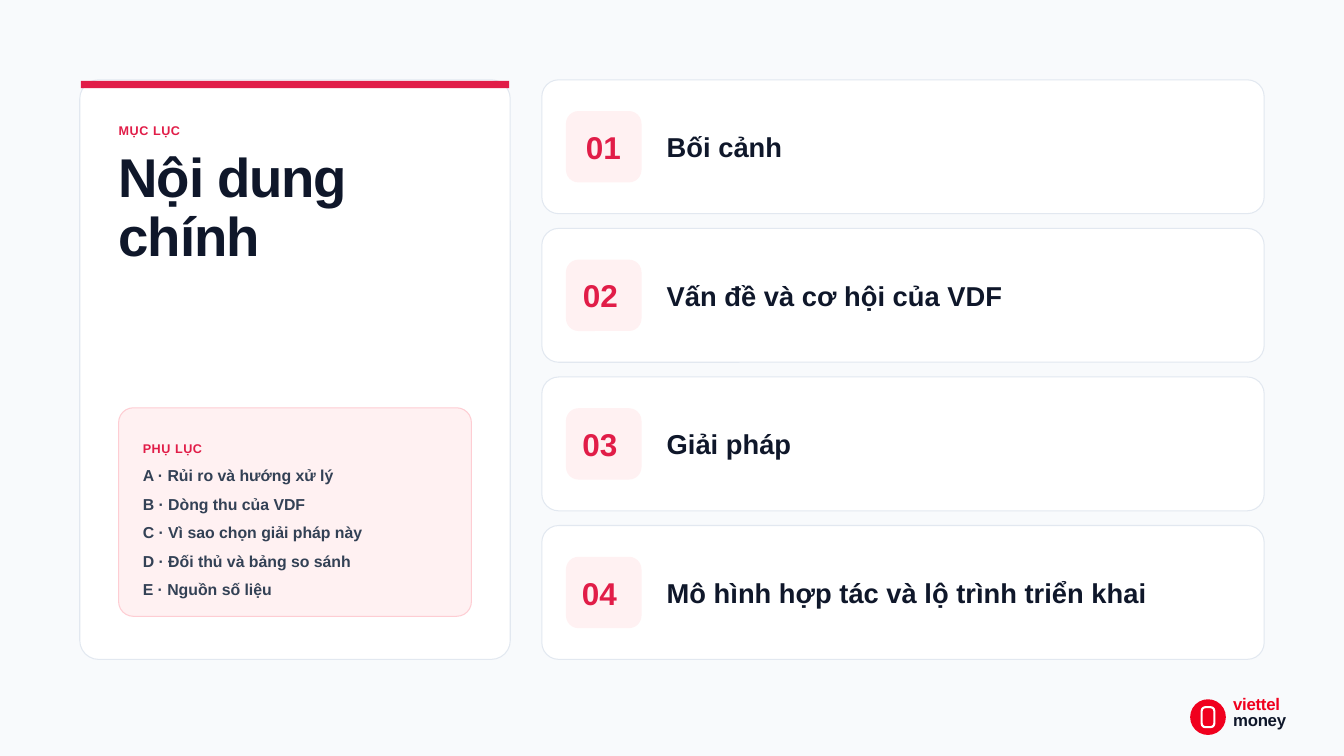
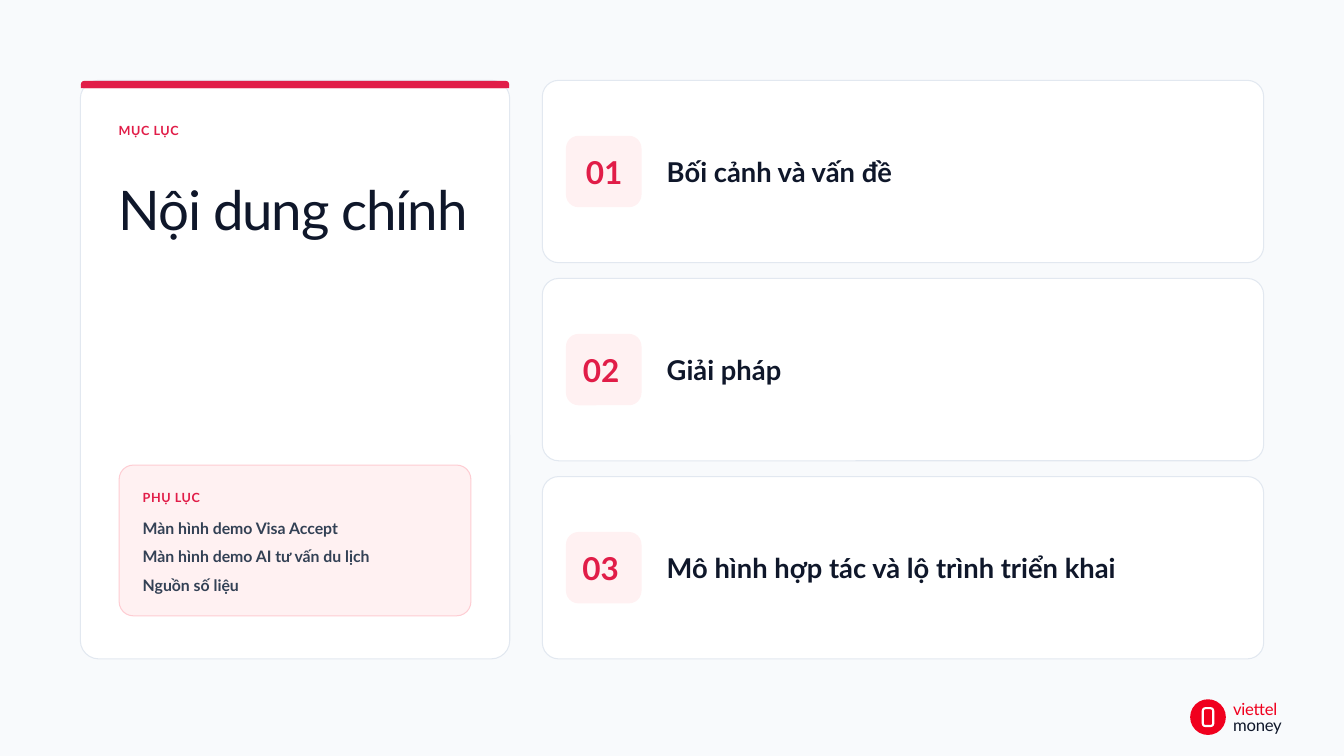
Before and after one commit to hnhuy2403/merchant_new, a slide deck: slide 2 of _bmad-output/planning-artifacts/to-trinh-merchant-the-he-moi-slides.pptx. Drawn at 1344x756 pixels with LibreOffice and Linux fonts; fonts in the diff are those of the drawing. Boxes give left, top, right and bottom in pixels: in the first picture for what was removed or moved away, otherwise in the second. Text is boxed around its words. In the diff, an @@ line names an element or a change of style, - is before the commit and + after.

```diff
--- a/_bmad-output/planning-artifacts/to-trinh-merchant-the-he-moi-slides.pptx
+++ b/_bmad-output/planning-artifacts/to-trinh-merchant-the-he-moi-slides.pptx
@@ rounded rectangle resized from (x1=542, y1=80, x2=1265, y2=214) to (x1=542, y1=81, x2=1264, y2=263) @@
@@ text "Nội dung chính" at (x1=119, y1=189, x2=467, y2=240): font Arial to Lato, bold off; vertical alignment top to middle @@
@@ text "MỤC LỤC" at (x1=119, y1=125, x2=179, y2=138): font Arial to Lato; line spacing 10.8pt to 1; vertical alignment top to middle @@
@@ rounded rectangle moved from (x1=566, y1=111, x2=641, y2=182) to (x1=566, y1=136, x2=641, y2=208) @@
@@ text "01" moved from (x1=586, y1=137, x2=621, y2=160) to (x1=586, y1=161, x2=623, y2=185) @@
@@ text "Bối cảnh và vấn đề" at (x1=667, y1=160, x2=892, y2=183): vertical alignment top to middle @@
@@ text at (x1=667, y1=160, x2=892, y2=183): text changed; font Arial to Lato @@
-Bối cảnh
+Bối cảnh và vấn đề
@@ proportions changed in 6 elements at (x1=81, y1=81, x2=510, y2=659), (x1=1203, y1=709, x2=1213, y2=727), (x1=542, y1=477, x2=1264, y2=659), (x1=542, y1=81, x2=1264, y2=263), (x1=119, y1=465, x2=471, y2=616), (x1=542, y1=278, x2=1264, y2=461) @@
@@ rounded rectangle resized from (x1=542, y1=229, x2=1265, y2=363) to (x1=542, y1=278, x2=1264, y2=461) @@
@@ text removed at (x1=667, y1=285, x2=1002, y2=311) @@
-Vấn đề và cơ hội của VDF
@@ rounded rectangle moved from (x1=566, y1=260, x2=641, y2=332) to (x1=566, y1=334, x2=641, y2=405) @@
@@ text "02" moved from (x1=583, y1=285, x2=618, y2=308) to (x1=583, y1=359, x2=620, y2=383) @@
@@ text "Giải pháp" at (x1=667, y1=359, x2=781, y2=385): font Arial to Lato; line spacing 23.4pt to 1; vertical alignment top to middle @@
@@ text "Giải pháp" moved from (x1=667, y1=433, x2=791, y2=459) to (x1=667, y1=359, x2=781, y2=385) @@
@@ rounded rectangle removed at (x1=542, y1=377, x2=1265, y2=511) @@
@@ rounded rectangle removed at (x1=566, y1=408, x2=641, y2=480) @@
@@ rounded rectangle resized from (x1=119, y1=408, x2=472, y2=617) to (x1=119, y1=465, x2=471, y2=616) @@
@@ text removed at (x1=143, y1=469, x2=362, y2=599) @@
-A · Rủi ro và hướng xử lý
-B · Dòng thu của VDF
-C · Vì sao chọn giải pháp này
-D · Đối thủ và bảng so sánh
-E · Nguồn số liệu
@@ rounded rectangle resized from (x1=542, y1=525, x2=1265, y2=659) to (x1=542, y1=477, x2=1264, y2=659) @@
@@ text "PHỤ LỤC" moved from (x1=143, y1=444, x2=202, y2=456) to (x1=143, y1=492, x2=200, y2=505) @@
@@ text "PHỤ LỤC" at (x1=143, y1=492, x2=200, y2=505): font Arial to Lato; line spacing 16.2pt to 1; vertical alignment top to middle @@
@@ text added at (x1=143, y1=522, x2=369, y2=594), 11.3 pt, text #334155, bold @@
+Màn hình demo Visa Accept
+Màn hình demo AI tư vấn du lịch
+Nguồn số liệu
@@ rounded rectangle moved from (x1=566, y1=557, x2=641, y2=628) to (x1=566, y1=532, x2=641, y2=604) @@
@@ font Arial to Lato; line spacing 27pt to 1; vertical alignment top to middle in 3 elements at (x1=586, y1=161, x2=623, y2=185), (x1=583, y1=359, x2=620, y2=383), (x1=582, y1=557, x2=619, y2=581) @@
@@ text "03" moved from (x1=582, y1=434, x2=617, y2=457) to (x1=582, y1=557, x2=619, y2=581) @@
@@ text "Mô hình hợp tác và ..." moved from (x1=667, y1=582, x2=1146, y2=608) to (x1=667, y1=555, x2=1116, y2=583) @@
@@ text "Mô hình hợp tác và ..." at (x1=667, y1=555, x2=1116, y2=583): font Arial to Lato; line spacing 23.4pt to 1; vertical alignment top to middle @@
@@ text removed at (x1=582, y1=583, x2=617, y2=606) @@
-04
@@ text "money" at (x1=1233, y1=722, x2=1281, y2=734): size 12 to 11.9 pt, font Arial to Lato, bold off; line spacing 11pt to 1; vertical alignment top to middle @@
@@ text "viettel" at (x1=1233, y1=702, x2=1277, y2=715): size 12 to 11.9 pt, font Arial to Lato, bold off; line spacing 11pt to 1; vertical alignment top to middle @@
```
Also in this commit, not shown: 16 other slides changed, 14 slides added, 11 slides removed, 3 other files.
